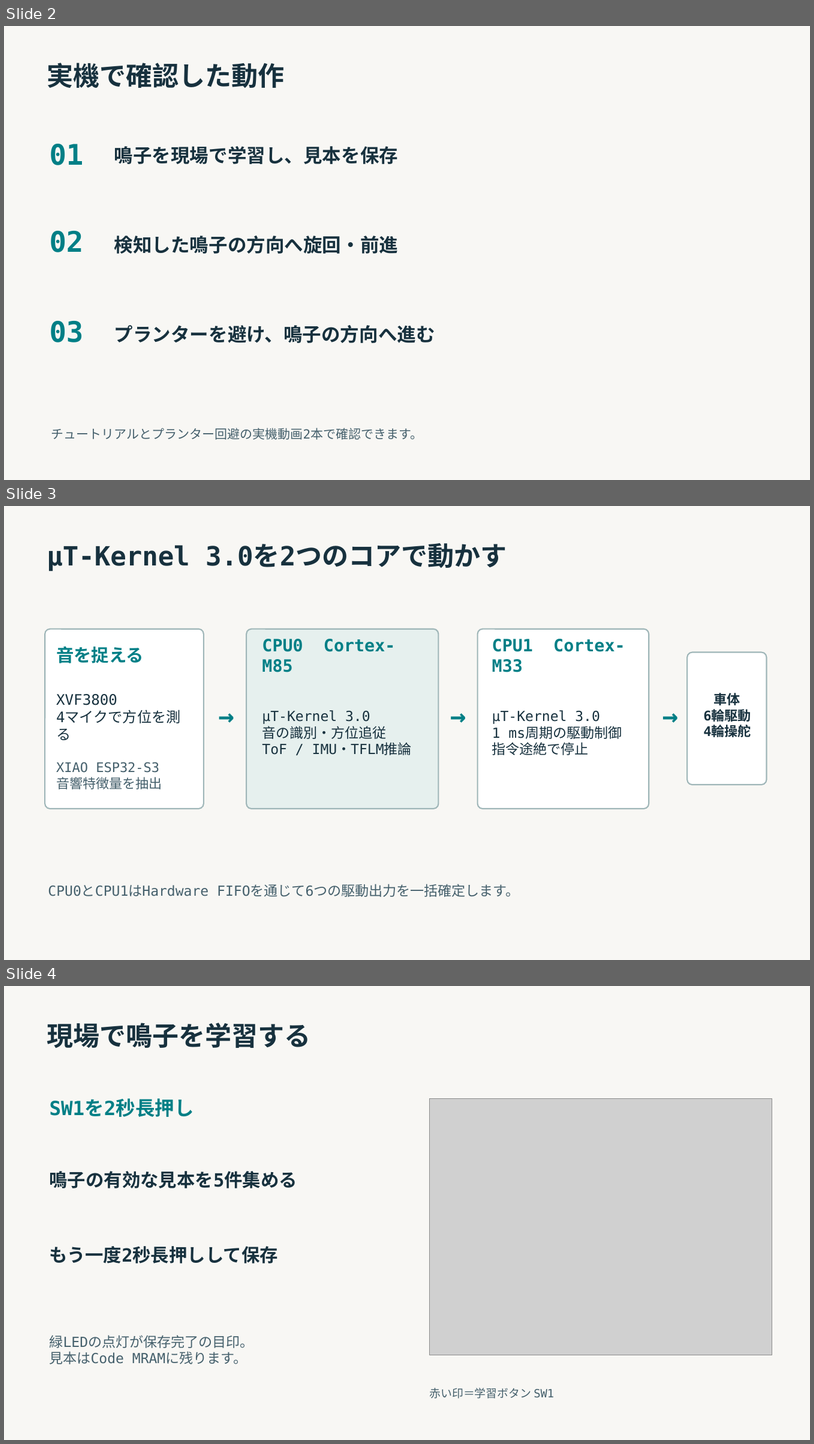
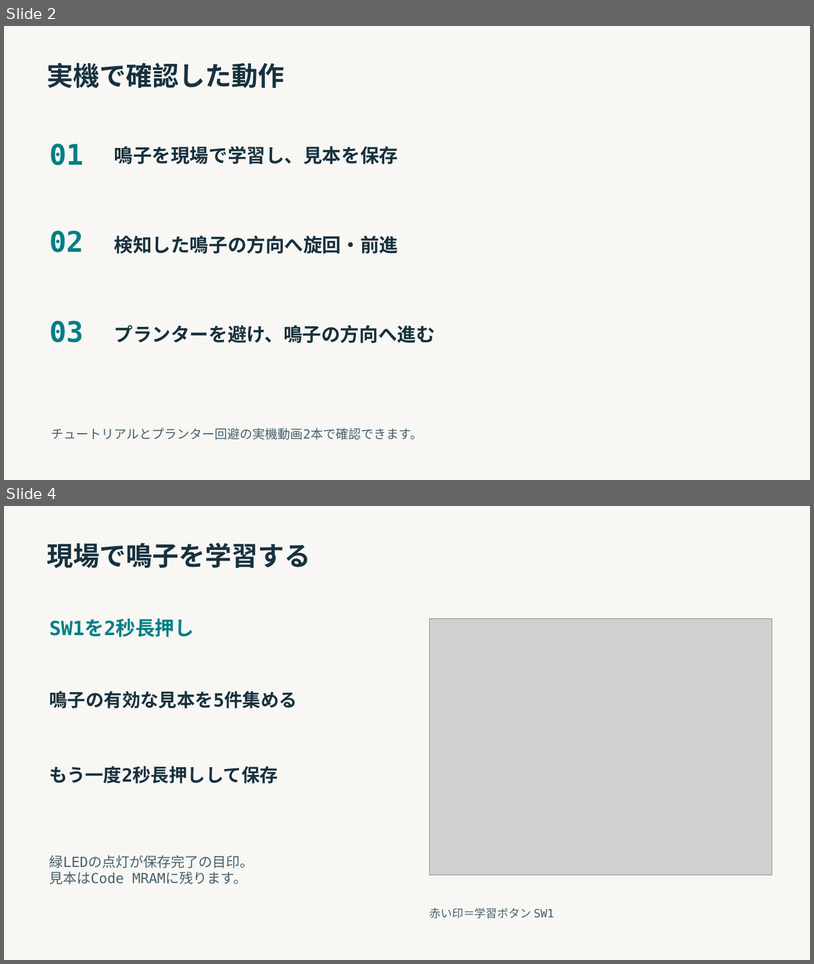
Before and after one commit to horned128/sound-exploration-rover, a slide deck: docs/contest/serov-contest-2026-submission.pptx. Shown one above the other, each under a label of ours: slides 2, 3 and 4 before the commit, slides 2 and 4 after it; the slides between them are not shown. The pictures are 814x1444 and 814x964 pixels, drawn with LibreOffice and Linux fonts; fonts in the diff are those of the drawing; grey boxes stand for pictures. Boxes give left, top, right and bottom in pixels: in the first picture for what was removed or moved away, otherwise in the second. Text is boxed around its words. In the diff, an @@ line names an element or a change of style, - is before the commit and + after.

```diff
--- a/docs/contest/serov-contest-2026-submission.pptx
+++ b/docs/contest/serov-contest-2026-submission.pptx
@@ slide 3 removed at box(4, 506, 810, 960), background #F8F7F4 @@
@@ text removed at box(47, 544, 507, 571) @@
-μT-Kernel 3.0を2つのコアで動かす
@@ rounded rectangle removed at box(45, 629, 204, 808) @@
@@ rounded rectangle removed at box(246, 629, 439, 808) @@
@@ rounded rectangle removed at box(477, 629, 649, 808) @@
@@ text removed at box(56, 646, 144, 663) @@
-音を捉える
@@ text removed at box(262, 639, 395, 652) @@
-CPU0 Cortex-M85
@@ text removed at box(492, 639, 625, 652) @@
-CPU1 Cortex-M33
@@ rounded rectangle removed at box(687, 652, 767, 785) @@
@@ text removed at box(56, 694, 117, 705) @@
-XVF3800
-4マイクで方位を測る
@@ text removed at box(210, 694, 243, 735) @@
-→
@@ text removed at box(442, 694, 474, 735) @@
-→
@@ text removed at box(655, 694, 686, 735) @@
-→
@@ text removed at box(704, 693, 751, 739) @@
-車体
-6輪駆動
-4輪操舵
@@ text removed at box(262, 710, 412, 755) @@
-μT-Kernel 3.0
-音の識別・方位追従
-ToF / IMU・TFLM推論
@@ text removed at box(492, 710, 622, 755) @@
-μT-Kernel 3.0
-1 ms周期の駆動制御
-指令途絶で停止
@@ text removed at box(56, 762, 162, 789) @@
-XIAO ESP32-S3
-音響特徴量を抽出
@@ text removed at box(48, 884, 519, 897) @@
-CPU0とCPU1はHardware FIFOを通じて6つの駆動出力を一括確定します。
```
Also in this commit, not shown: 1 slide added, 16 other files.
